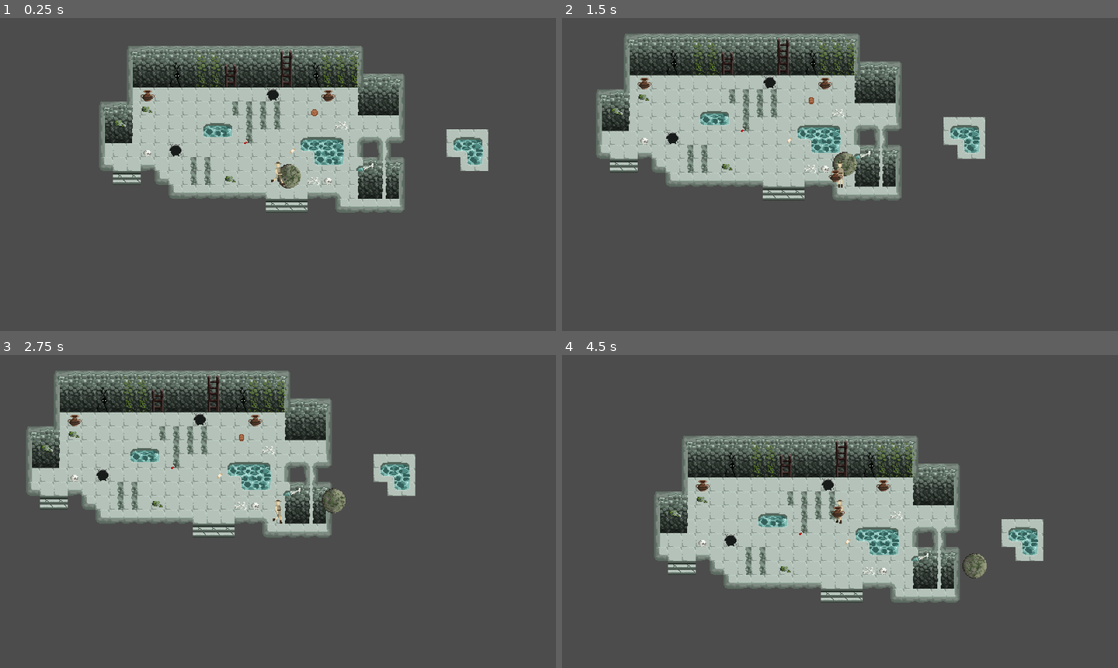
Above: before the commit, frames 1-4 (two rows, left to right).
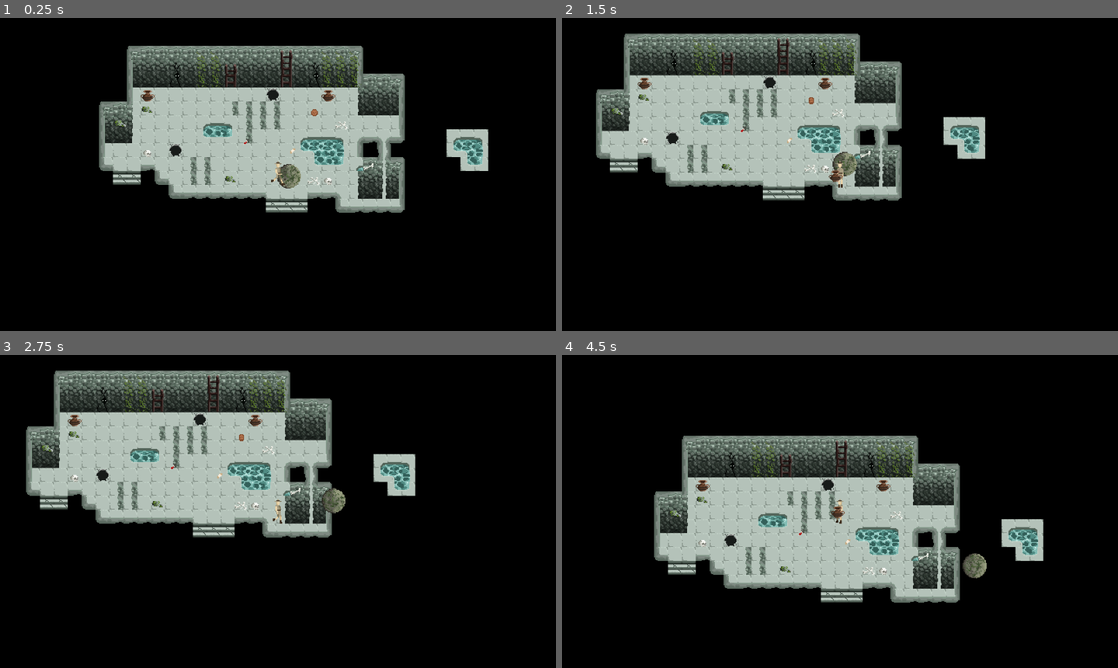
Above: after the commit, the same moments.

Repository: mirogon/Archaeology
Game: Godot game, scene res://Scenes/TileTest.tscn
The game is run twice, just before and just after one commit, with the same random seed, the same clock (stepped at 60 frames per second) and the same inputs. This scene is started directly instead of the project's main scene.
Inputs (mouse positions are in pixels of both pictures, inside the frame that each line leads up to):
- Up to frame 1 (0.25 s): no input
- Up to frame 2 (1.5 s): move the mouse to (962, 158) at 0.52 s; hold Right (ui_right) 0.53-1.28 s; click (962, 158) at 0.67 s; move the mouse to (728, 190) at 1.27 s; hold Down (ui_down) from 1.28 s (still down); click (728, 190) at 1.42 s
- Up to frame 3 (2.75 s): move the mouse to (333, 442) at 2.02 s; release Down (ui_down) at 2.03 s; hold Right (ui_right) from 2.03 s (still down); click (333, 442) at 2.17 s
- Up to frame 4 (4.5 s): move the mouse to (812, 574) at 2.77 s; release Right (ui_right) at 2.78 s; hold Up (ui_up) 2.78-3.53 s; click (812, 574) at 2.92 s; move the mouse to (1006, 558) at 3.52 s; hold Left (ui_left) from 3.53 s (still down); click (1006, 558) at 3.67 s; move the mouse to (673, 464) at 4.27 s; click (673, 464) at 4.42 s

The runs differ from the first frame. In frame 1, 74% of the frame differs, in the area x 0-100%, y 0-100%; in frame 2, 74%; in frame 3, 74%; in frame 4, 74%.

Commit message:
Ui shows heal resources, treasure found

Diff:
--- a/Scenes/Main.tscn
+++ b/Scenes/Main.tscn
@@ -11,6 +11,8 @@
 [ext_resource path="res://Scripts/TimerLabel.gd" type="Script" id=9]
 [ext_resource path="res://Asstes/Fonts/BitPotion.ttf" type="DynamicFontData" id=10]
 [ext_resource path="res://Scenes/Snake.tscn" type="PackedScene" id=11]
+[ext_resource path="res://Scripts/HealResourceLabel.gd" type="Script" id=12]
+[ext_resource path="res://Scripts/TreasureLabel.gd" type="Script" id=13]
 
 [sub_resource type="NavigationPolygon" id=1]
 vertices = PoolVector2Array( -546, -176, -544, -144, -559, -144, -767, -145, -751, -176, -783, 128, -744, 126, -569, 12 …(1968 unchanged characters)…
@@ -19,6 +21,14 @@
 
 [sub_resource type="DynamicFont" id=2]
 size = 36
+font_data = ExtResource( 10 )
+
+[sub_resource type="DynamicFont" id=3]
+size = 32
+font_data = ExtResource( 10 )
+
+[sub_resource type="DynamicFont" id=4]
+size = 32
 font_data = ExtResource( 10 )
 
 [node name="Main" type="Node2D"]
@@ -71,4 +81,29 @@
 wait_time = 0.1
 autostart = true
 
+[node name="HealResourceLabel" type="Label" parent="CanvasLayer"]
+anchor_top = 1.0
+anchor_bottom = 1.0
+margin_left = 9.0
+margin_top = -35.0
+margin_right = 148.0
+margin_bottom = -31.0
+custom_fonts/font = SubResource( 3 )
+text = "Heal Resources: 0"
+align = 1
+valign = 1
+script = ExtResource( 12 )
+
+[node name="TreasureLabel" type="Label" parent="CanvasLayer"]
+anchor_left = 1.0
+anchor_right = 1.0
+margin_left = -313.0
+margin_top = 24.0
+margin_bottom = 14.0
+custom_fonts/font = SubResource( 4 )
+text = "Treasure found: 0"
+script = ExtResource( 13 )
+
+[connection signal="heal_resource_update" from="Player" to="CanvasLayer/HealResourceLabel" method="_on_Player_heal_resource_update"]
+[connection signal="treasure_update" from="Player" to="CanvasLayer/TreasureLabel" method="_on_Player_treasure_update"]
 [connection signal="timeout" from="CanvasLayer/Timer" to="CanvasLayer/TimerLabel" method="_on_Timer_timeout"]
--- a/Scenes/Player.tscn
+++ b/Scenes/Player.tscn
@@ -26,21 +26,25 @@
 atlas = ExtResource( 1 )
 region = Rect2( 48, 32, 16, 32 )
 
-[sub_resource type="AtlasTexture" id=41]
+[sub_resource type="AtlasTexture" id=36]
 atlas = ExtResource( 1 )
-region = Rect2( 0, 0, 16, 32 )
+region = Rect2( 0, 64, 16, 32 )
 
-[sub_resource type="AtlasTexture" id=42]
+[sub_resource type="AtlasTexture" id=37]
 atlas = ExtResource( 1 )
-region = Rect2( 16, 0, 16, 32 )
+region = Rect2( 16, 64, 16, 32 )
 
-[sub_resource type="AtlasTexture" id=43]
+[sub_resource type="AtlasTexture" id=38]
 atlas = ExtResource( 1 )
-region = Rect2( 32, 0, 16, 32 )
+region = Rect2( 32, 64, 16, 32 )
 
-[sub_resource type="AtlasTexture" id=44]
+[sub_resource type="AtlasTexture" id=39]
 atlas = ExtResource( 1 )
-region = Rect2( 48, 0, 16, 32 )
+region = Rect2( 48, 64, 16, 32 )
+
+[sub_resource type="AtlasTexture" id=40]
+atlas = ExtResource( 1 )
+region = Rect2( 64, 64, 16, 32 )
 
 [sub_resource type="AtlasTexture" id=27]
 atlas = ExtResource( 1 )
@@ -62,25 +66,21 @@
 atlas = ExtResource( 1 )
 region = Rect2( 64, 96, 16, 32 )
 
-[sub_resource type="AtlasTexture" id=36]
+[sub_resource type="AtlasTexture" id=41]
 atlas = ExtResource( 1 )
-region = Rect2( 0, 64, 16, 32 )
+region = Rect2( 0, 0, 16, 32 )
 
-[sub_resource type="AtlasTexture" id=37]
+[sub_resource type="AtlasTexture" id=42]
 atlas = ExtResource( 1 )
-region = Rect2( 16, 64, 16, 32 )
+region = Rect2( 16, 0, 16, 32 )
 
-[sub_resource type="AtlasTexture" id=38]
+[sub_resource type="AtlasTexture" id=43]
 atlas = ExtResource( 1 )
-region = Rect2( 32, 64, 16, 32 )
+region = Rect2( 32, 0, 16, 32 )
 
-[sub_resource type="AtlasTexture" id=39]
+[sub_resource type="AtlasTexture" id=44]
 atlas = ExtResource( 1 )
-region = Rect2( 48, 64, 16, 32 )
-
-[sub_resource type="AtlasTexture" id=40]
-atlas = ExtResource( 1 )
-region = Rect2( 64, 64, 16, 32 )
+region = Rect2( 48, 0, 16, 32 )
 
 [sub_resource type="SpriteFrames" id=26]
 animations = [ {
@@ -89,9 +89,9 @@
 "name": "Walk_Down",
 "speed": 5.0
 }, {
-"frames": [ SubResource( 41 ), SubResource( 42 ), SubResource( 43 ), SubResource( 44 ) ],
+"frames": [ SubResource( 36 ), SubResource( 37 ), SubResource( 38 ), SubResource( 39 ), SubResource( 40 ) ],
 "loop": true,
-"name": "Walk_Up",
+"name": "Walk_Right",
 "speed": 5.0
 }, {
 "frames": [ SubResource( 27 ), SubResource( 28 ), SubResource( 29 ), SubResource( 30 ), SubResource( 31 ) ],
@@ -99,9 +99,9 @@
 "name": "Walk_Left",
 "speed": 5.0
 }, {
-"frames": [ SubResource( 36 ), SubResource( 37 ), SubResource( 38 ), SubResource( 39 ), SubResource( 40 ) ],
+"frames": [ SubResource( 41 ), SubResource( 42 ), SubResource( 43 ), SubResource( 44 ) ],
 "loop": true,
-"name": "Walk_Right",
+"name": "Walk_Up",
 "speed": 5.0
 } ]
 
@@ -125,7 +125,6 @@
 [node name="AnimatedSprite" type="AnimatedSprite" parent="."]
 frames = SubResource( 26 )
 animation = "Walk_Right"
-frame = 3
 playing = true
 
 [node name="HealthSystem" parent="." instance=ExtResource( 3 )]
--- a/Scenes/Snake.tscn
+++ b/Scenes/Snake.tscn
@@ -107,7 +107,7 @@
 [node name="AnimatedSprite" type="AnimatedSprite" parent="."]
 frames = SubResource( 21 )
 animation = "Snake_idle"
-frame = 3
+frame = 2
 playing = true
 
 [node name="CollisionShape2D" type="CollisionShape2D" parent="."]
--- /dev/null
+++ b/Scripts/HealResourceLabel.gd
@@ -0,0 +1,20 @@
+extends Label
+
+
+# Declare member variables here. Examples:
+# var a = 2
+# var b = "text"
+
+
+# Called when the node enters the scene tree for the first time.
+func _ready():
+	pass # Replace with function body.
+
+
+# Called every frame. 'delta' is the elapsed time since the previous frame.
+#func _process(delta):
+#	pass
+
+
+func _on_Player_heal_resource_update(new_heal_resources):
+	text = "Heal Resources: " + String(new_heal_resources)
--- a/Scripts/Player.gd
+++ b/Scripts/Player.gd
@@ -1,6 +1,9 @@
 extends KinematicBody2D
 
 class_name Player
+
+signal heal_resource_update(new_heal_resources)
+signal treasure_update(treasure_found)
 
 export var movementSpeed = 100
 export var projectileScene: PackedScene
@@ -78,6 +81,7 @@
 		get_parent().add_child(healing_projectile)
 		last_time_thrown_heal = time
 		heal_resources -= 25
+		emit_signal("heal_resource_update", heal_resources)
 
 func _process(delta):
 	throw_projectile()
@@ -96,10 +100,10 @@
 		print("picked up HealthPickup")
 		var health_pickup = area as HealthPickup
 		heal_resources += health_pickup.health_value
-		print("Heal Resources: ", heal_resources)
+		emit_signal("heal_resource_update", heal_resources)
 		area.queue_free()
 	elif area.is_in_group("TreasurePickup"):
 		var treasure = area as TreasurePickup
 		treasure_found += treasure.treasure_value
-		print("Treasure found: ", treasure_found)
+		emit_signal("treasure_update", treasure_found)
 		area.queue_free()
--- a/Scripts/Snake.gd
+++ b/Scripts/Snake.gd
@@ -11,13 +11,10 @@
 	if time - last_time_hit > 0.1:
 		$AnimatedSprite.modulate = Color(1,1,1,1)
 
-
-
 func _on_HealthSystem_died():
 	print("Snake ded")
 	queue_free()
 
-
 func _on_HealthSystem_health_update(new_health):
 	$AnimatedSprite.modulate = Color(1,0,0,1)
 	last_time_hit = time
--- /dev/null
+++ b/Scripts/TreasureLabel.gd
@@ -0,0 +1,20 @@
+extends Label
+
+
+# Declare member variables here. Examples:
+# var a = 2
+# var b = "text"
+
+
+# Called when the node enters the scene tree for the first time.
+func _ready():
+	pass # Replace with function body.
+
+
+# Called every frame. 'delta' is the elapsed time since the previous frame.
+#func _process(delta):
+#	pass
+
+
+func _on_Player_treasure_update(treasure_found):
+	text = "Treasure found: " + String(treasure_found)
--- a/project.godot
+++ b/project.godot
@@ -117,6 +117,7 @@
 [rendering]
 
 2d/snapping/use_gpu_pixel_snap=true
+environment/default_clear_color=Color( 0, 0, 0, 1 )
 environment/default_environment="res://default_env.tres"
 
 [world]
Not shown: 1 places in Scenes/Main.tscn that only renumber resources
